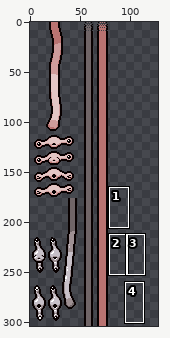
Two states of a sprite sheet, resources/gfx/monsters/sillyandstring/silly_and_string.png. Above: a wide view before the commit, with the close-up outlined.
Close-up. First the earlier version:
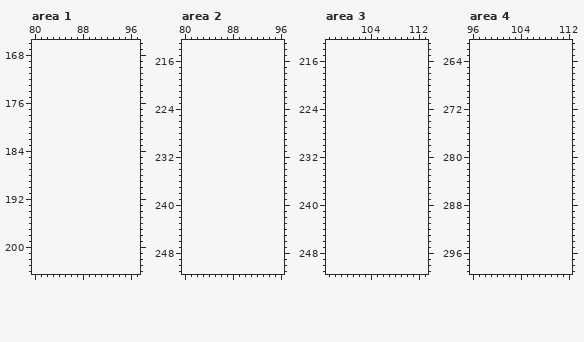
The file is 80x304 pixels. Shown: area 1: x 80..97, y 166..204; area 2: x 80..96, y 213..251; area 3: x 97..113, y 213..251; area 4: x 96..112, y 261..299. The old version is drawn lined up with the new one, on the new canvas. The commit also changed other parts of the picture, which this record leaves out.
After:
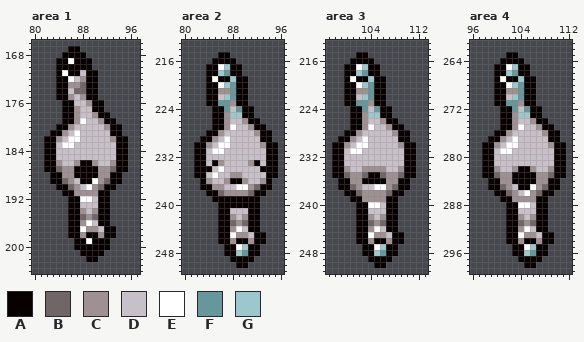
Palette (. is transparent): A #080000  B #706567  C #9e9093  D #c7c0c8  E #ffffff  F #67979c  G #9cc8cd
What changed:
canvas 80x304 -> 128x304
Changed rows in their new state; - is an unchanged pixel.
Area 1:
first column x 82:
167 ----AA--------
168 ---AAAA-------
169 --AAEAAA------
170 --AAAAAA------
171 --AEAADAA-----
172 --AAEDCAA-----
173 --AACCBAA-----
174 --AADBBAA-----
175 --AACDCAA-----
176 ---AADDCAA----
177 ---AACDDAA----
178 ---AACDDCAA---
179 ---AACEDDCAA--
180 --AACDDDDDCAA-
181 -AACDEDDDDDAA-
182 AACDEEDDDDDCAA
183 AADEEDDDDDDDAA
184 AADDDDDDDDDDAA
185 AADDDDDDDDDDAA
186 AACDDCAACDDCAA
187 AABCCAAAACCBAA
188 -AACCAAAACCAA-
189 -AABCDAAECBAA-
190 --AABCDECBAA--
191 ---AACCCCAA---
192 ----AAEEDAA---
193 ----AADDDAA---
194 ----AACDCAA---
195 ----AABCBAA---
196 ----AACEDAA---
197 ----AAECCDAA--
198 ----AACAACAA--
199 -----AAEAAA---
200 -----AAAAAA---
201 ------AAAA----
202 -------AA-----
Area 2:
first column x 82:
215 ----AA--------
216 ---AAAA-------
217 --AAEGAA------
218 --AAGFAA------
219 --AEAAGAA-----
220 --AAEGFAA-----
221 --AACCFAA-----
222 --AADGFAA-----
223 --AAFFCAA-----
224 ---AAFDFAA----
225 ---AACGGAA----
226 ---AACDDCAA---
227 ---AACEDDCAA--
228 --AACDDDDDCAA-
229 -AACDEDDDDDAA-
230 AACDEEDDDDDCAA
231 AADEEDDDDDDDAA
232 AADDDDDDDDDDAA
233 AADACDDDDCADAA
234 AAADEDDDDDDAAA
235 AADEDDCCDDDDAA
236 -ACDDCAACDDCA-
237 -AACCDDEECBAA-
238 --AABCCCCBAA--
239 ---AAAAAAAA---
240 ----AAAAAAA---
241 ----AADDDAA---
242 ----AACDCAA---
243 ----AABCBAA---
244 ----AACEDAA---
245 ----AAECCDAA--
246 ----AACAACAA--
247 -----AAEGAA---
248 -----AAGFAA---
249 ------AAAA----
250 -------AA-----
Area 3:
first column x 98:
215 ----AA--------
216 ---AAAA-------
217 --AAEGAA------
218 --AAGFAA------
219 --AEAAGAA-----
220 --AAEGFAA-----
221 --AACCFAA-----
222 --AADGFAA-----
223 --AAFFCAA-----
224 ---AAFDFAA----
225 ---AACGGAA----
226 ---AACDDCAA---
227 ---AACEDDCAA--
228 --AACDDDDDCAA-
229 -AACDEDDDDDAA-
230 AACDEEDDDDDCAA
231 AADEEDDDDDDDAA
232 AADDDDDDDDDDAA
233 AADDDDDDDDDDAA
234 AACDDCCCCDDCAA
235 AABCCBAABCCBAA
236 -AACCAAAACCAA-
237 -AABCDDEECBAA-
238 --AABCCCCBAA--
239 ---AACCCCAA---
240 ----AAEEDAA---
241 ----AADDDAA---
242 ----AACDCAA---
243 ----AABCBAA---
244 ----AACEDAA---
245 ----AAECCDAA--
246 ----AACAACAA--
247 -----AAEGAA---
248 -----AAGFAA---
249 ------AAAA----
250 -------AA-----
Area 4:
first column x 98:
263 ----AA--------
264 ---AAAA-------
265 --AAEGAA------
266 --AAGFAA------
267 --AEAAGAA-----
268 --AAEGFAA-----
269 --AACCFAA-----
270 --AADGFAA-----
271 --AAFFCAA-----
272 ---AAFDFAA----
273 ---AACGGAA----
274 ---AACDDCAA---
275 ---AACEDDCAA--
276 --AACDDDDDCAA-
277 -AACDEDDDDDAA-
278 AACDEEDDDDDCAA
279 AADEEDDDDDDDAA
280 AADDDDDDDDDDAA
281 AADDDDDDDDDDAA
282 AACDDCAACDDCAA
283 AABCCAAAACCBAA
284 -AACCAAAACCAA-
285 -AABCDAAECBAA-
286 --AABCDECBAA--
287 ---AACCCCAA---
288 ----AAEEDAA---
289 ----AADDDAA---
290 ----AACDCAA---
291 ----AABCBAA---
292 ----AACEDAA---
293 ----AAECCDAA--
294 ----AACAACAA--
295 -----AAEGAA---
296 -----AAGFAA---
297 ------AAAA----
298 -------AA-----
Boxes around the changes in both close-ups, in picture pixels (x1, y1, x2, y2):
added: (44, 46, 128, 262)
added: (194, 52, 278, 268)
added: (332, 52, 416, 268)
added: (482, 52, 566, 268)
